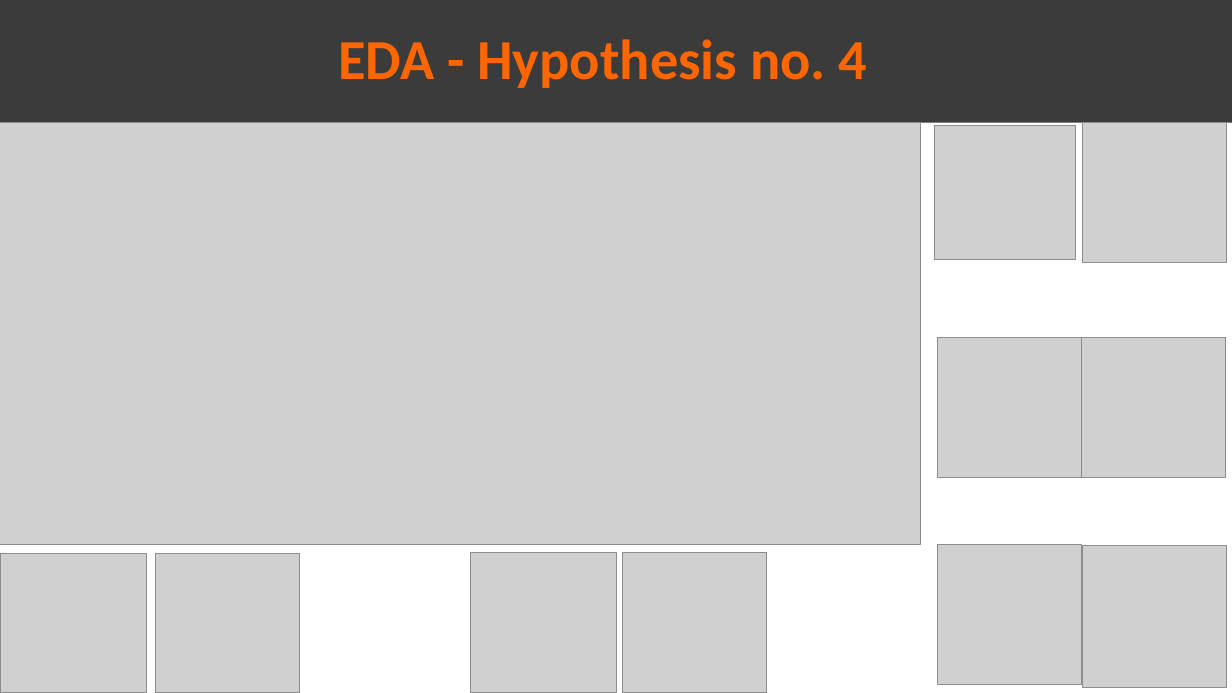
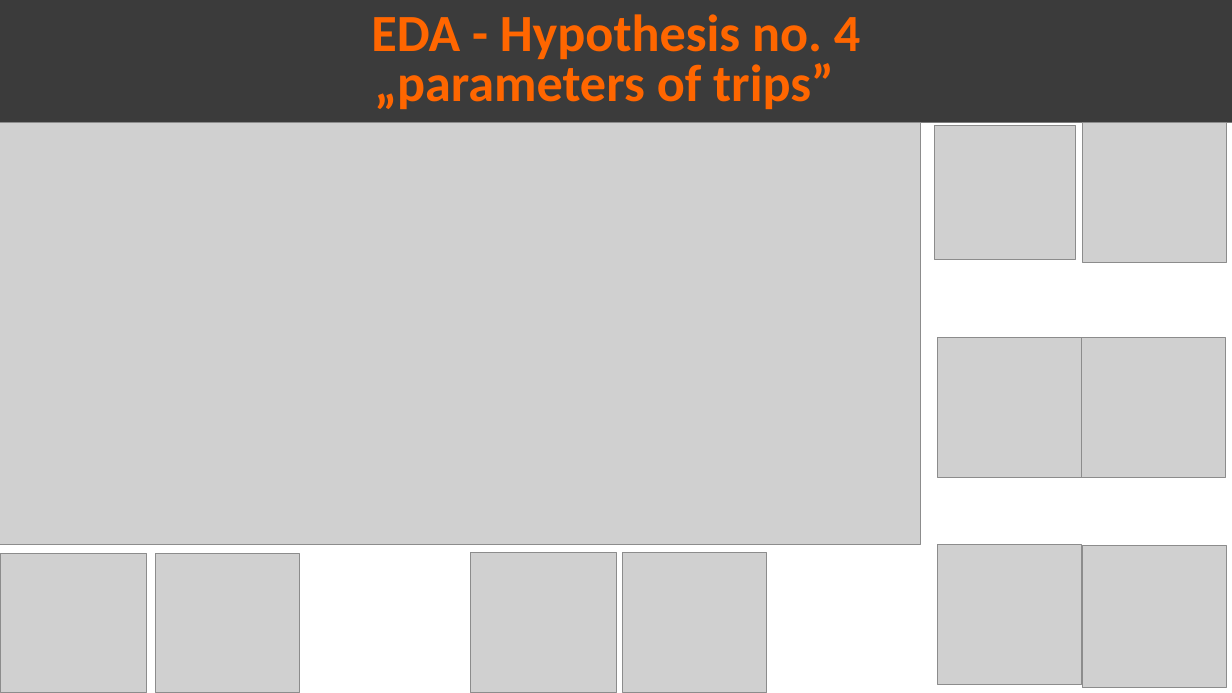
Before and after one commit to DataGlacier/VC, a slide deck: slide 12 of G2M_Cabs/old/Presentation_EDA-Cab.pptx. Drawn at 1232x693 pixels with LibreOffice and Linux fonts; fonts in the diff are those of the drawing; grey boxes stand for pictures. Boxes give left, top, right and bottom in pixels: in the first picture for what was removed or moved away, otherwise in the second. Text is boxed around its words. In the diff, an @@ line names an element or a change of style, - is before the commit and + after.

```diff
--- a/G2M_Cabs/old/Presentation_EDA-Cab.pptx
+++ b/G2M_Cabs/old/Presentation_EDA-Cab.pptx
@@ text in rectangle at [371, 14, 860, 64]: size 44 to 40.7 pt in "EDA - Hypothesis no. 4"; line spacing 0.9 to 0.8 @@
@@ text in rectangle at [374, 58, 834, 109]: paragraph added @@
+„parameters of trips”
```
Also in this commit, not shown: 8 other slides changed, 1 other file.
